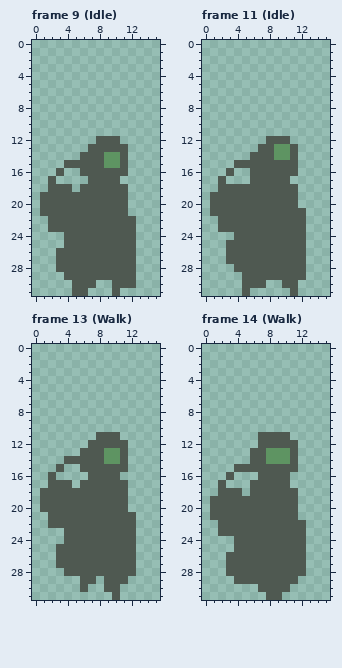
A pixel-art file gets an edit: Assets/Art/Animations/Player/player.aseprite. Above is the file before it was changed.
16x32 pixels, 64 frames. Shown: frame 9 (Idle), frame 11 (Idle), frame 13 (Walk), frame 14 (Walk). The commit also changed other frames, which this record leaves out.
After:
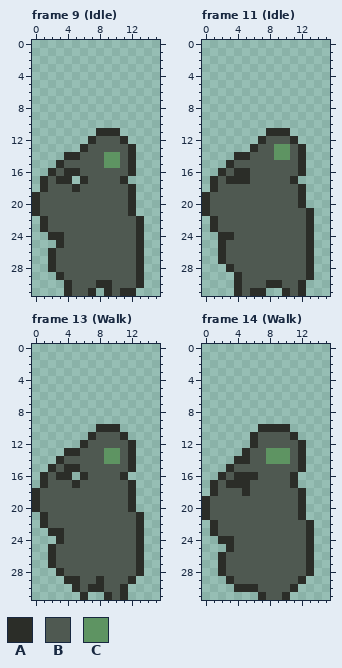
Palette (. is transparent): A #2b2d28  B #4f5951  C #5e9462
What changed:
Frame 9 (Idle), layer "Head":
Colour A is added in row 11 at x 8 to 10; in row 12 at x 7 and 11; in row 13 at x 6 and 12; in row 14 at x 4 to 5 and 12; in row 15 at x 3 and 12; in row 16 at x 2, 4 to 5 and 12.
Colour A is added in row 17 at x 1, 3 to 4, 6 and 11; in row 18 at x 1, 5 and 12; in rows 19 to 21 at x 0 and 12; in rows 22 to 23 at x 1 and 13; in row 24 at x 2 to 3 and 13; in row 25 at x 3 and 13.
Colour A is added in rows 26 to 28 at x 2 and 13; in row 29 at x 3 and 13; in row 30 at x 4, 8 to 9 and 13; in row 31 at x 4, 7, 9 and 11 to 12.
Frame 11 (Idle), layer "Head":
Colour A is added in row 11 at x 8 to 10; in row 12 at x 7 and 11; in row 13 at x 6 and 12; in row 14 at x 4 to 5 and 12; in row 15 at x 3 and 12; in row 16 at x 2, 4 to 5 and 12.
Colour A is added in row 17 at x 1, 3 to 5 and 11; in row 18 at x 1 and 12; in rows 19 to 20 at x 0 and 12; in row 21 at x 0 and 13; in rows 22 to 23 at x 1 and 13; in row 24 at x 2 to 3 and 13.
Colour A is added in rows 25 to 27 at x 2 and 13; in row 28 at x 3 and 13; in row 29 at x 4 and 13; in row 30 at x 4, 8 to 9 and 12; in row 31 at x 4, 6 to 7, 10 and 12.
Frame 13 (Walk), layer "Head":
Colour A is added in row 10 at x 8 to 10; in row 11 at x 7 and 11; in row 12 at x 6 and 12; in row 13 at x 4 to 5 and 12; in row 14 at x 3 and 12; in row 15 at x 2, 4 to 5 and 12.
Colour A is added in row 16 at x 1, 3 to 4, 6 and 11; in row 17 at x 1, 5 and 12; in rows 18 to 20 at x 0 and 12; in rows 21 to 22 at x 1 and 13; in row 23 at x 2 to 3 and 13; in row 24 at x 3 and 13.
Colour A is added in rows 25 to 27 at x 2 and 13; in row 28 at x 3 and 13; in row 29 at x 4 to 5, 8 and 12; in row 30 at x 5, 7 to 8 and 11; in row 31 at x 6, 9 and 11.
Frame 14 (Walk), layer "Head":
Colour A is added in row 10 at x 7 to 10; in row 11 at x 6 and 11; in row 12 at x 6 and 12; in row 13 at x 5 and 12; in row 14 at x 4 to 5 and 12; in row 15 at x 3 and 12.
Colour A is added in row 16 at x 2, 4 to 6 and 11; in row 17 at x 1, 3 to 5 and 11; in row 18 at x 1, 5 and 12; in rows 19 to 21 at x 0 and 12; in rows 22 to 23 at x 1 and 13; in row 24 at x 2 to 3 and 13.
Colour A is added in row 25 at x 3 and 13; in rows 26 to 28 at x 2 and 13; in row 29 at x 3 and 12; in row 30 at x 4 to 6 and 11; in row 31 at x 7 and 10.
